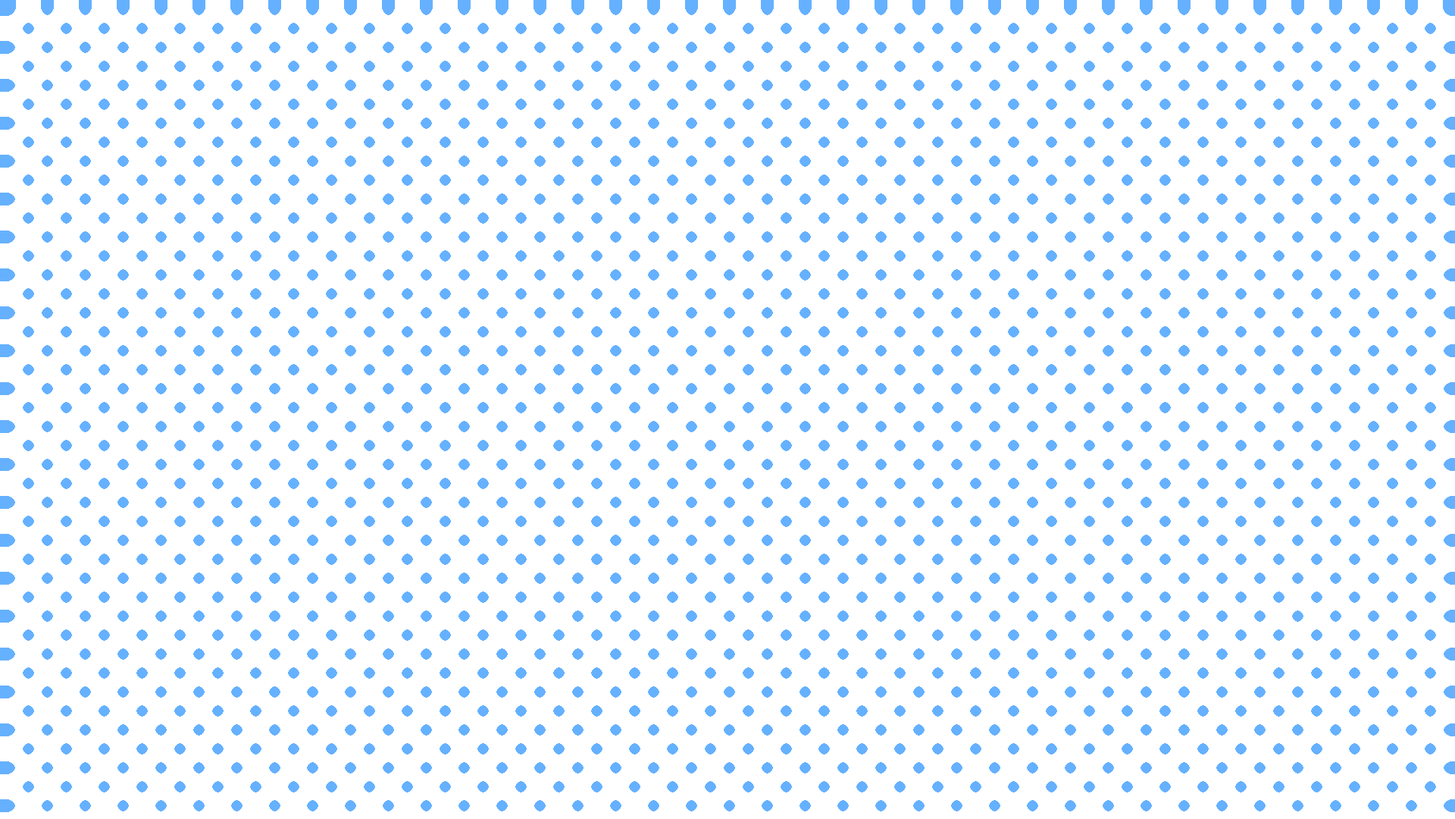
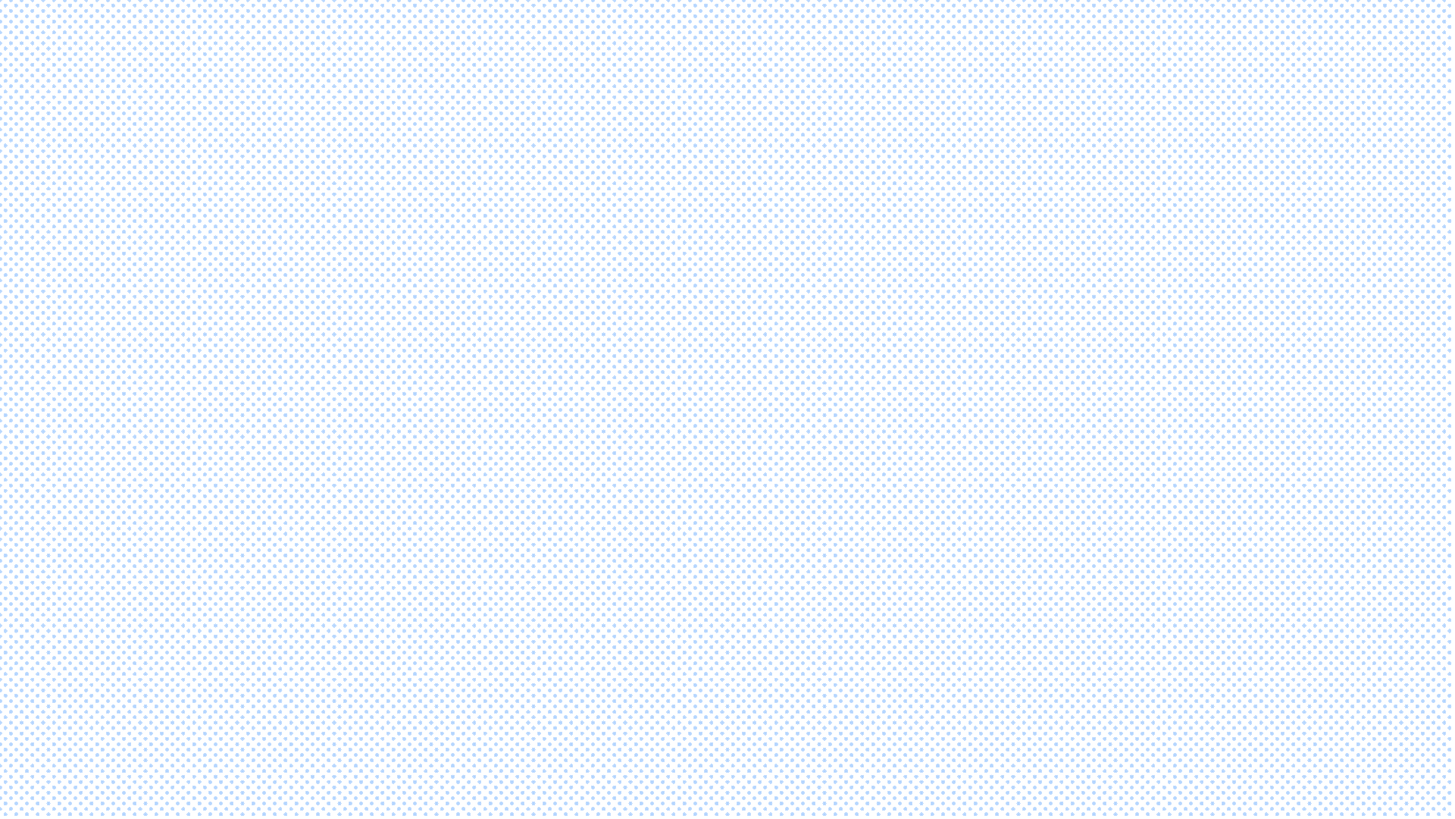
Layer changes from the first (1455, 819) image to the second:
removed layer "Layer 8" over [left=0, top=0, right=1455, bottom=812]
added group "Group 1" (30%) with 2 layers above "Background" over [left=0, top=0, right=1453, bottom=816]
moved "Layer 2" into group "Group 1", painted on it over [left=0, top=0, right=1455, bottom=816]
added layer "Layer 1" in group "Group 1" over [left=3, top=3, right=1453, bottom=816]
